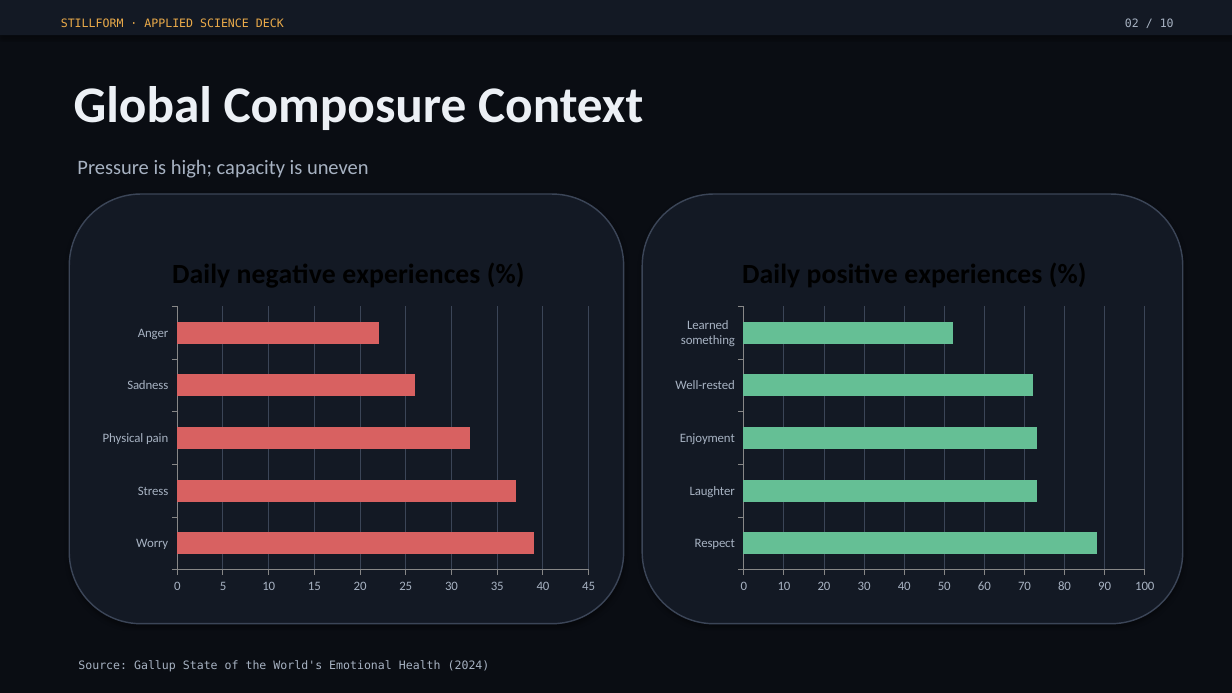
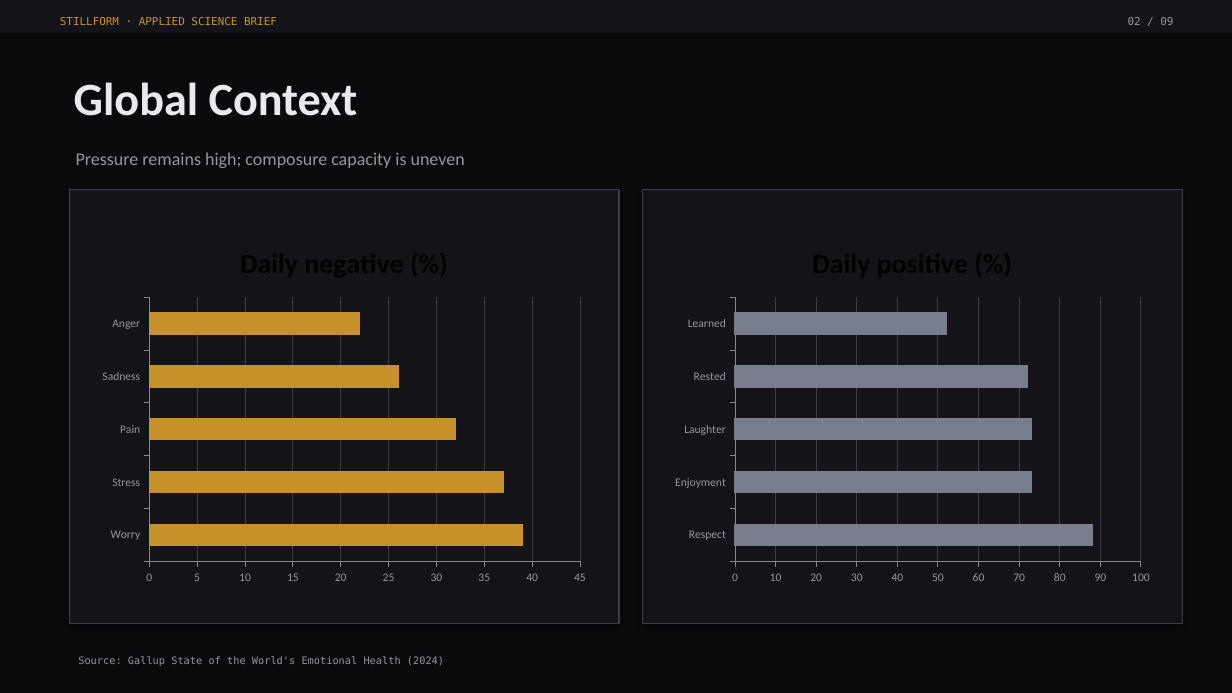
Before and after one commit to EmberEnterprises/Stillform, a slide deck: slide 2 of public/Stillform_Executive_Deck.pptx. Drawn at 1232x693 pixels with LibreOffice and Linux fonts; fonts in the diff are those of the drawing. Boxes give left, top, right and bottom in pixels: in the first picture for what was removed or moved away, otherwise in the second. Text is boxed around its words. In the diff, an @@ line names an element or a change of style, - is before the commit and + after.

```diff
--- a/public/Stillform_Executive_Deck.pptx
+++ b/public/Stillform_Executive_Deck.pptx
@@ background #0A0D13 to #0A0A0C @@
@@ rectangle at [0, 0, 1232, 33]: fill #131924 to #141418 @@
@@ text at [60, 17, 277, 25]: text changed; size 9 to 8.5 pt; text colour #EBAB4A to #C8922A @@
-STILLFORM · APPLIED SCIENCE DECK
+STILLFORM · APPLIED SCIENCE BRIEF
@@ text at [1128, 17, 1173, 25]: text changed; size 9 to 8.5 pt; text colour #A7B2C2 to #9496A1 @@
-02 / 10
+02 / 09
@@ text at [74, 82, 358, 116]: text changed; size 40 to 36 pt; text colour #ECF0F5 to #E8EAF0 @@
-Global Composure Context
+Global Context
@@ text at [76, 152, 465, 168]: text changed; size 16 to 14 pt; text colour #A7B2C2 to #9496A1 @@
-Pressure is high; capacity is uneven
+Pressure remains high; composure capacity is uneven
@@ rectangle at [69, 189, 619, 624]: rounded rectangle to rectangle; fill #131924 to #141418; outline #3B4557 1.1 pt to #3D3E47 0.9 pt @@
@@ rectangle: place and size @@
-rectangle at [69, 194, 624, 624]
+rectangle at [69, 189, 619, 624]
@@ rectangle: place and size @@
-rectangle at [642, 194, 1183, 624]
+rectangle at [642, 189, 1183, 624]
@@ rectangle at [642, 189, 1183, 624]: rounded rectangle to rectangle; fill #131924 to #141418; outline #3B4557 1.1 pt to #3D3E47 0.9 pt @@
@@ bar chart at [92, 226, 596, 592] @@
@@ title "Daily negative experiences (%)" to "Daily negative (%)" @@
-categories: Worry, Stress, Physical pain, Sadness, Anger
+categories: Worry, Stress, Pain, Sadness, Anger
-Daily negative experiences (%): 39, 37, 32, 26, 22
+Daily negative (%): 39, 37, 32, 26, 22
@@ colour of Daily negative (%) #D86161 to #4F81BD @@
@@ colours of single points changed @@
@@ category axis changed @@
@@ value axis changed @@
@@ bar chart: place and size @@
-bar chart at [92, 236, 605, 601]
+bar chart at [92, 226, 596, 592]
@@ bar chart at [665, 226, 1160, 592] @@
@@ title "Daily positive experiences (%)" to "Daily positive (%)" @@
-categories: Respect, Laughter, Enjoyment, Well-rested, Learned something
+categories: Respect, Enjoyment, Laughter, Rested, Learned
-Daily positive experiences (%): 88, 73, 73, 72, 52
+Daily positive (%): 88, 73, 73, 72, 52
@@ colour of Daily positive (%) #65BF95 to #4F81BD @@
@@ colours of single points changed @@
@@ category axis changed @@
@@ value axis changed @@
@@ bar chart: place and size @@
-bar chart at [665, 236, 1165, 601]
+bar chart at [665, 226, 1160, 592]
@@ text "Source: Gallup State of the ..." at [78, 656, 444, 666]: size 9 to 8 pt, text colour #A7B2C2 to #9496A1 @@
```
Also in this commit, not shown: 3 other slides changed, 5 slides added, 6 slides removed, 2 other files.
